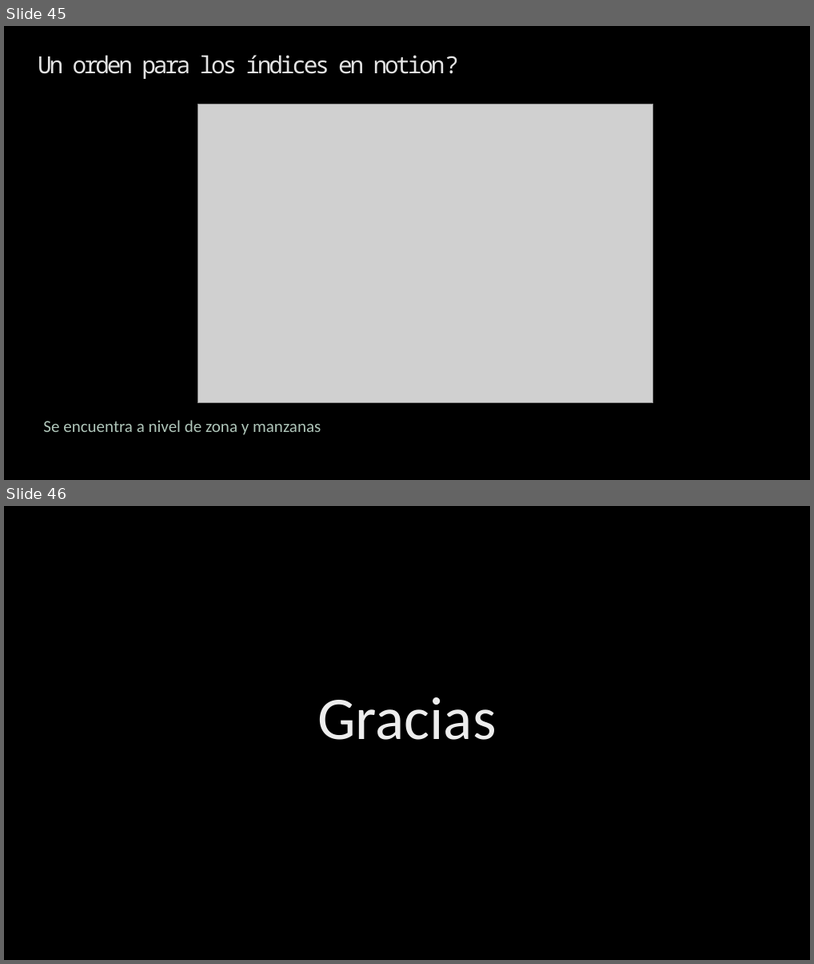
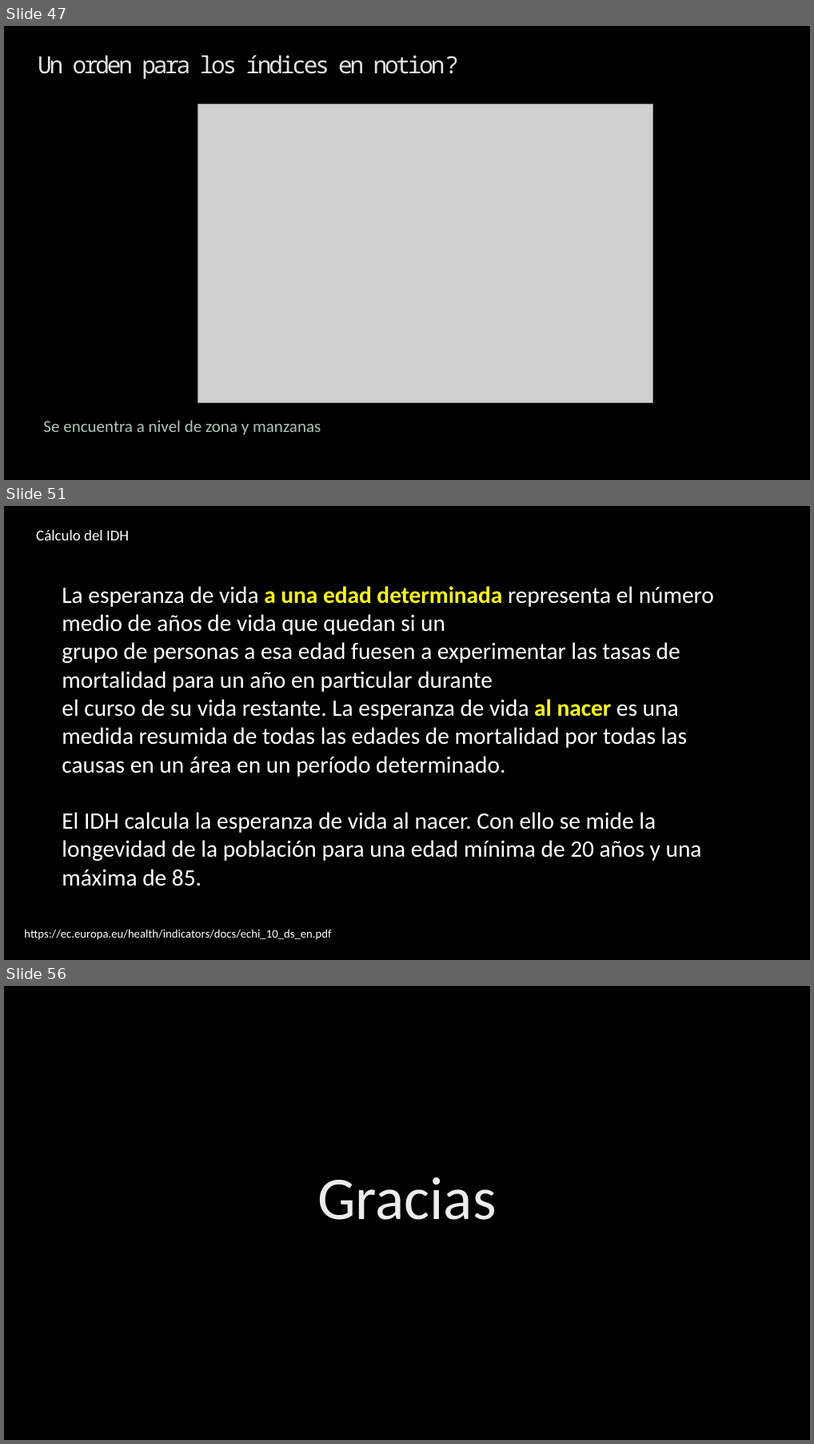
Before and after one commit to Sud-Austral/ds_indices, a slide deck: indices.pptx. Shown one above the other, each under a label of ours: slides 45 and 46 before the commit, slides 47, 51 and 56 after it; the slides between them are not shown. The pictures are 814x964 and 814x1444 pixels, drawn with LibreOffice and Linux fonts; fonts in the diff are those of the drawing; grey boxes stand for pictures; background and template pictures are left out. Boxes give left, top, right and bottom in pixels: in the first picture for what was removed or moved away, otherwise in the second. Text is boxed around its words. In the diff, an @@ line names an element or a change of style, - is before the commit and + after.

```diff
--- a/indices.pptx
+++ b/indices.pptx
@@ slide 51 added at [4, 506, 810, 960], background picture (left out) @@
@@ text added at [36, 530, 129, 540], 18 pt, text #FFFFFF @@
+Cálculo del IDH
@@ text added at [62, 586, 714, 886], 28 pt, text #FFFFFF @@
+La esperanza de vida a una edad determinada representa el número medio de años de vida que quedan si un
+grupo de personas a esa edad fuesen a experimentar las tasas de mortalidad para un año en particular durante
+el curso de su vida restante. La esperanza de vida al nacer es una medida resumida de todas las edades de mortalidad por todas las causas en un área en un período determinado.
+El IDH calcula la esperanza de vida al nacer. Con ello se mide la longevidad de la población para una edad mínima de 20 años y una máxima de 85.
@@ text added at [24, 928, 331, 940], 14 pt, text #FFFFFF @@
+https://ec.europa.eu/health/indicators/docs/echi_10_ds_en.pdf
@@ what was slide 45 is now slide 47 @@
@@ what was slide 46 is now slide 56 @@
```
Also in this commit, not shown: 3 slides changed, 13 other slides added, 3 slides removed, 14 other files.
